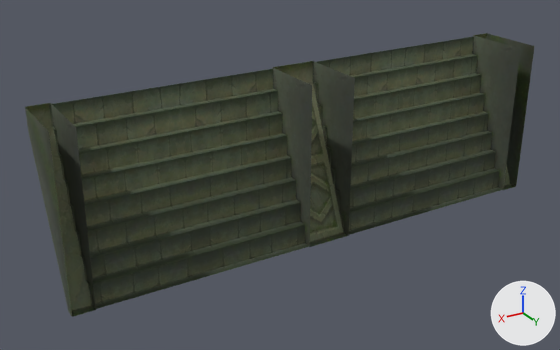
A saved change to the OBJ model sceneobjs/huodong_fuben_362/building/huodong_fuben_362_pingtai02.obj.
Both versions are drawn from a 50 mm camera at (558.0, 795.0, 401.0) aimed at (44.0, -62.0, -28.0). The lights are fixed; the arrows at lower right show +X, +Y and +Z. Where no turn or scale is listed for an object, it has been applied to the vertices. Vertices at the same position are counted once.

Names of what the first picture shows: 'huodong_fuben_362_pingtai02'.
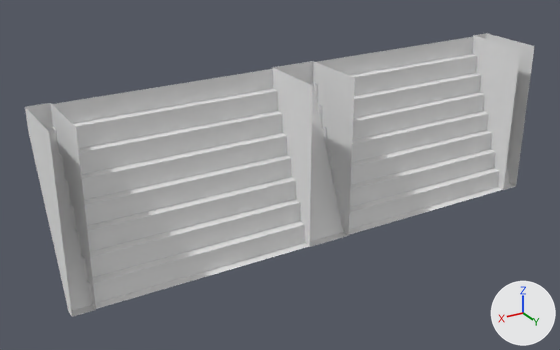
Location of each change, (x1, y1, x2, y2) in pixels of the pictures (560 x 350 px):
part 1 of me_huodong_fuben_362_pingtai02, recoloured: (25, 33, 534, 317) in both
part 2 of me_huodong_fuben_362_pingtai02, recoloured: (49, 37, 504, 309) in both

What the commit changed:
Material 'material_2' (mat_material_2_1) is new.
Its base color is (0.8, 0.8, 0.8) (white #e7e7e7).
Its roughness is 1.0.
Material 'material_1' (mat_material_1_1) is new.
Its base color is (0.8, 0.8, 0.8) (white #e7e7e7).
Its roughness is 1.0.
me_huodong_fuben_362_pingtai02 has 132 vertices, 164 faces and spans x -368.0..368.0, y -100.0..0.0, z -116.0..116.0.
me_huodong_fuben_362_pingtai02 is used by ob_huodong_fuben_362_pingtai02; location (0.0, 0.0, 0.0).
me_huodong_fuben_362_pingtai02 part 1: all 36 faces that had it switch from mat_material_2 (picture img_huodong_fuben_362_pingtai02_png) to mat_material_2_1 (white #e7e7e7).
me_huodong_fuben_362_pingtai02 part 2: all 128 faces that had it switch from mat_material_1 (picture img_huodong_fuben_362_pingtai03_02_png) to mat_material_1_1 (white #e7e7e7).
